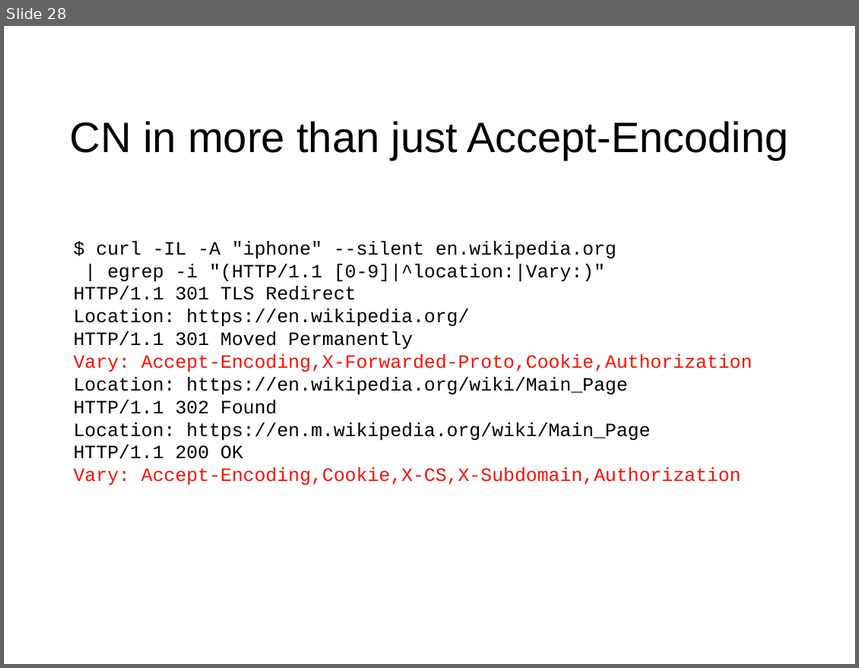
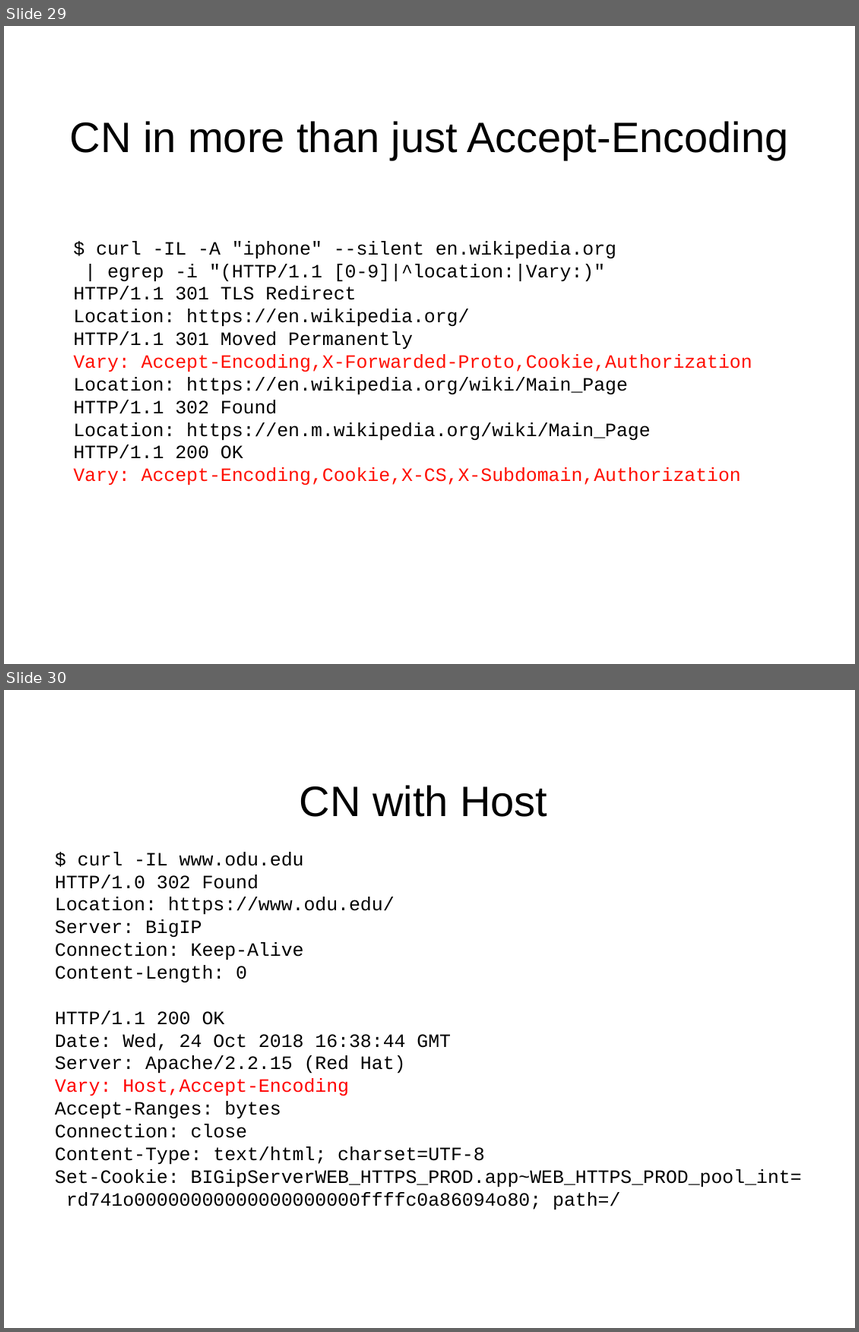
Before and after one commit to phonedude/cs531-f18, a slide deck: slides/week-09-content-negotiation.ppt. Shown one above the other, each under a label of ours: slide 28 before the commit, slides 29 and 30 after it. The pictures are 859x668 and 859x1332 pixels, drawn with LibreOffice and Linux fonts; fonts in the diff are those of the drawing. Boxes give left, top, right and bottom in pixels: in the first picture for what was removed or moved away, otherwise in the second. Text is boxed around its words. In the diff, an @@ line names an element or a change of style, - is before the commit and + after.

```diff
--- a/slides/week-09-content-negotiation.ppt
+++ b/slides/week-09-content-negotiation.ppt
@@ slide 30 added at [4,690,855,1328], background #FFFFFF @@
@@ title added at [300,785,547,817], 36 pt, text #000000 @@
+CN with Host
@@ text added at [55,852,802,1210], 16 pt, text #000000 @@
+$ curl -IL www.odu.edu
+HTTP/1.0 302 Found
+Location: https://www.odu.edu/
+Server: BigIP
+Connection: Keep-Alive
+Content-Length: 0
+HTTP/1.1 200 OK
+Date: Wed, 24 Oct 2018 16:38:44 GMT
+Server: Apache/2.2.15 (Red Hat)
+Vary: Host,Accept-Encoding
+Accept-Ranges: bytes
+Connection: close
+Content-Type: text/html; charset=UTF-8
+Set-Cookie: BIGipServerWEB_HTTPS_PROD.app~WEB_HTTPS_PROD_pool_int=
+rd741o00000000000000000000ffffc0a86094o80; path=/
@@ what was slide 28 is now slide 29 @@
```
Also in this commit, not shown: 2 slides changed, 1 other slide added, 1 other file.
